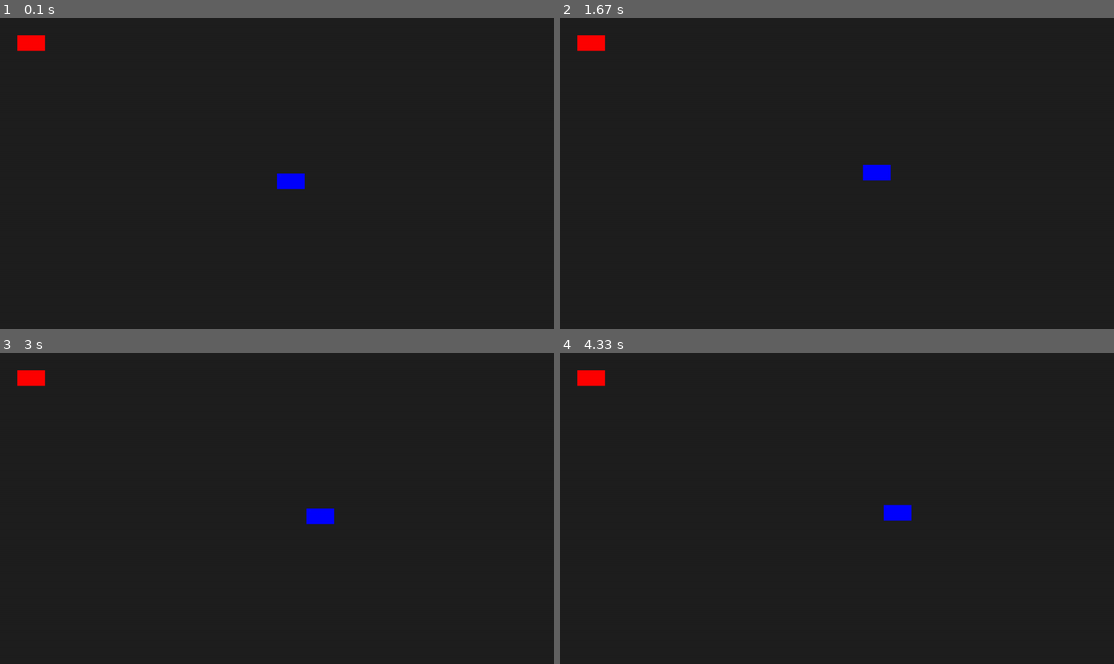
Above: before the commit, frames 1-4 (two rows, left to right).
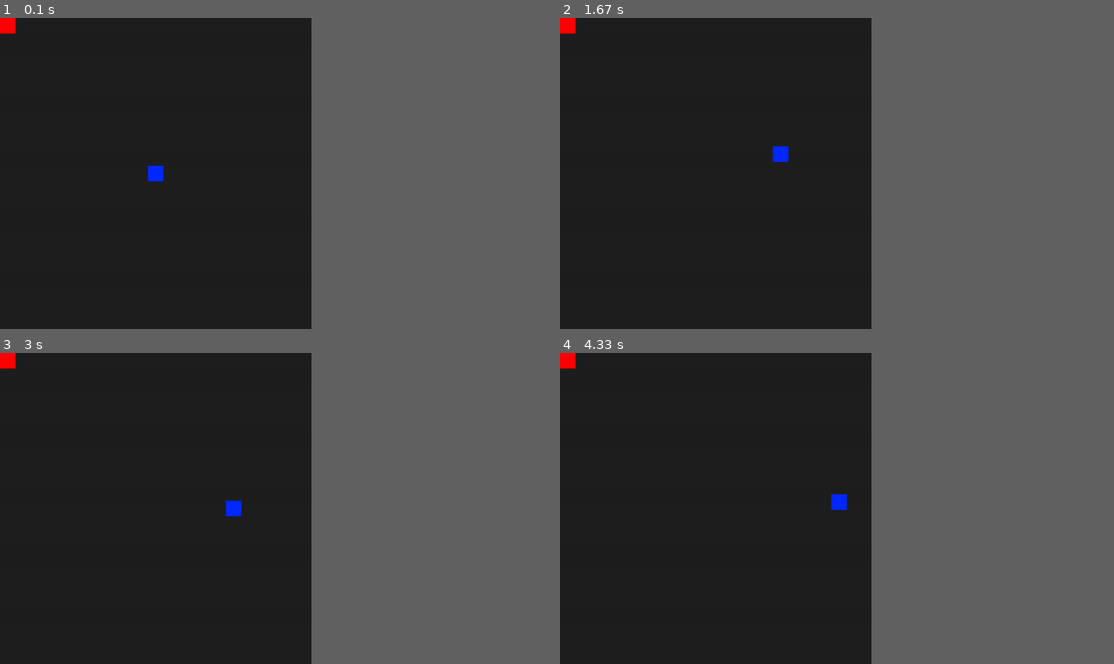
Above: after the commit, the same moments.

Repository: LUDUSLab/stem-games
Game: pygame game, started from natanael.lucena/snake/main.py
Same seed, same stepped clock (60 frames per second), same inputs: the game is played once before the commit and once after it.
Inputs:
- Up to frame 1 (0.1 s): no input
- Up to frame 2 (1.67 s): hold D 0.33-0.8 s; hold W 0.83-1.13 s; hold D 1.17-1.63 s
- Up to frame 3 (3 s): hold S 2.23-2.53 s; hold A 2.57-2.97 s
- Up to frame 4 (4.33 s): hold W 3-3.37 s; hold D 3.4-4.03 s; hold S from 4.07 s (still down)
In our replay, the window is 900x506 before the commit and 506x506 after it. These sizes can differ from the game's own. Grey fills any space a smaller window leaves; there, only what the larger window draws over its background counts as a difference.

The runs differ from the first frame. In frame 1, 0.8% of the frame differs, in the area x 0-55%, y 0-56%; in frame 2, 0.8%; in frame 3, 0.8%, in the area x 0-61%, y 0-56%; in frame 4, 0.8%.

Commit message:
Changed window and assets resolution to 1:1. Also in-game fps decreased

Diff:
--- a/natanael.lucena/snake/main.py
+++ b/natanael.lucena/snake/main.py
@@ -3,7 +3,7 @@
 pygame.init()
 
 # Window
-window = (1280, 720)
+window = (720, 720)
 center = (window[0]//2, window[1]//2)
 screen = pygame.display.set_mode(window)
 pygame.display.set_caption("Snake")
@@ -75,8 +75,8 @@
     if snake.x < 0:
         set_obj_coordinates(snake, 0, snake.y)
         return True
-    if snake.x > 1280 - snake.width:
-        set_obj_coordinates(snake, 1280 - snake.width, snake.y)
+    if snake.x > 720 - snake.width:
+        set_obj_coordinates(snake, 720 - snake.width, snake.y)
         return True
     return False
 
@@ -87,15 +87,15 @@
 move_keys = [pygame.K_w, pygame.K_d, pygame.K_s, pygame.K_a, pygame.K_p]
 snake_direction = {k: False for k in move_keys}
 snake_score = 0
-snake_vel = 1
-set_obj_coordinates(snake, center[0], center[1])
+snake_vel = 15
+set_obj_coordinates(snake, center[0] - snake.width/2, center[1] - snake.height/2)
 
 
 # Apple
 apple_img = img("apple")
 apple = apple_img.get_rect()
 apple_eaten = False
-set_obj_coordinates(apple, 40, 40)
+set_obj_coordinates(apple, 0, 0)
 
 
 # Main game loop
@@ -118,6 +118,6 @@
 
     # Update screen
     pygame.display.flip()
-
+    game_clock.tick(10)
 
 pygame.quit()
Binary file changed: natanael.lucena/snake/assets/natanael.lucena_apple.png
Binary file changed: natanael.lucena/snake/assets/natanael.lucena_snake.png
